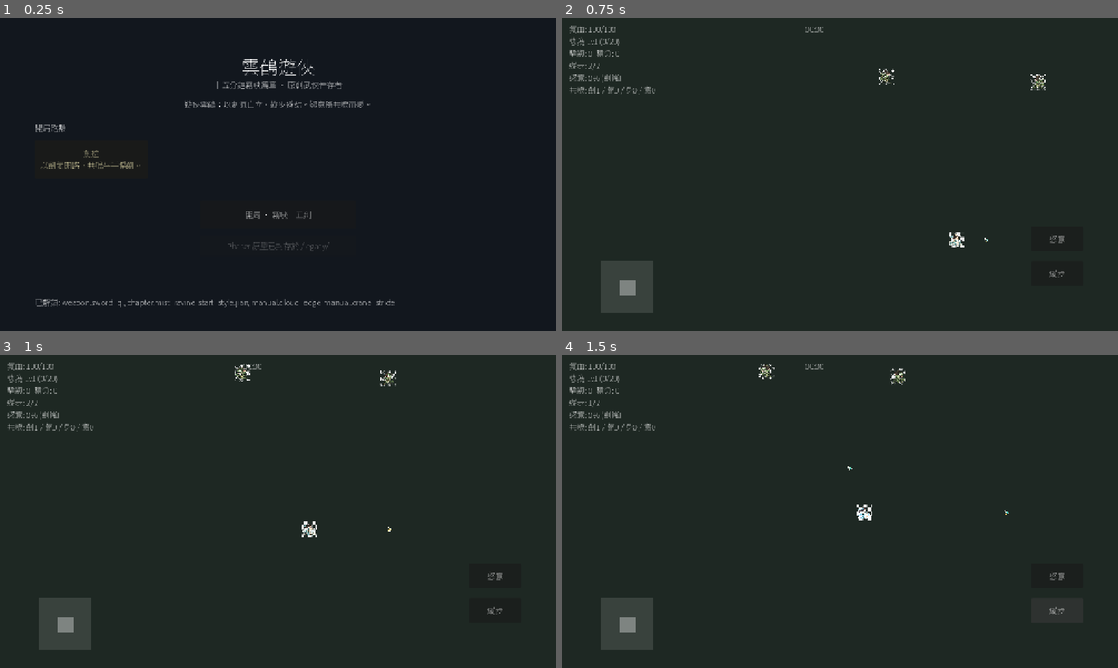
Above: before the commit, frames 1-4 (two rows, left to right).
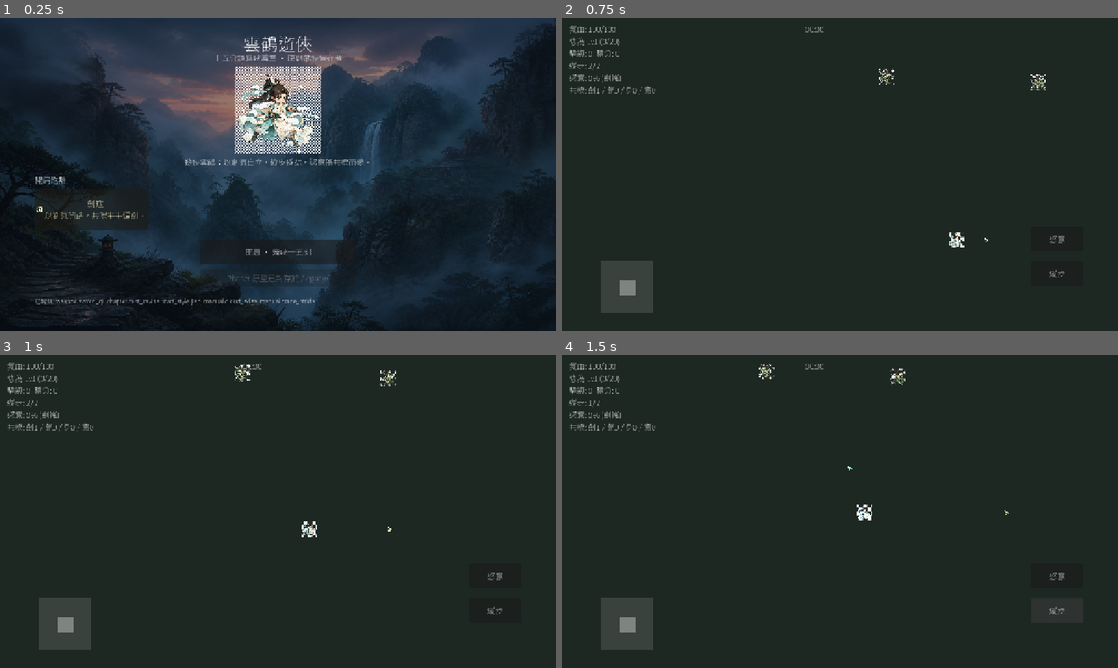
Above: after the commit, the same moments.

Repository: poirotw66/wandering-sword-survivors
Game: Godot game, scene res://scenes/boot/boot.tscn
Two runs of this game, one before a commit and one after it. Both use one fixed random seed, a clock stepped at 60 frames per second and the inputs below.
Inputs:
- Up to frame 1 (0.25 s): no input
- Up to frame 2 (0.75 s): click "開局 · 霧峽十五刻" at 0.5 s
- Up to frame 3 (1 s): no input
- Up to frame 4 (1.5 s): click "縱步" at 1.25 s

The runs differ from the first frame. In frame 1, 49% of the frame differs, in the area x 0-100%, y 0-100%; in frame 2, nothing differs; in frame 3, nothing differs; in frame 4, nothing differs.

Commit message:
feat(godot): add Wave 2 hub UI art and panel icons
Extend ArtCatalog for ui/icons assets, wire Hub backdrop and start-style
portraits, and attach upgrade/mutation/result art in the HUD panels.

Co-authored-by: Justin <poirotw66@users.noreply.github.com>

Diff:
--- a/godot/scripts/art/art_catalog.gd
+++ b/godot/scripts/art/art_catalog.gd
@@ -2,7 +2,7 @@
 extends RefCounted
 
 ## Resolves content ids to optional textures under res://assets/art/.
-## Missing files return null so callers keep Polygon2D fallbacks.
+## Missing files return null so callers keep geometric / plain-UI fallbacks.
 
 const ROOT := "res://assets/art/"
 
@@ -27,6 +27,28 @@
 	])
 
 
+static func wave2_manifest() -> PackedStringArray:
+	return PackedStringArray([
+		"hub_bg_mist_ravine",
+		"start_style.jian",
+		"start_style.qi",
+		"start_style.shen",
+		"start_style.yi",
+		"result_win",
+		"result_lose",
+		"icon_tag_jian",
+		"icon_tag_qi",
+		"icon_tag_shen",
+		"icon_tag_yi",
+		"icon_weapon_sword_qi",
+		"icon_weapon_guard_ring",
+		"icon_weapon_palm_wave",
+		"icon_weapon_nine_flash",
+		"icon_manual_scroll",
+		"icon_mutation",
+	])
+
+
 static func file_stem(content_id: String) -> String:
 	return content_id.replace(".", "_")
 
@@ -39,6 +61,10 @@
 		return ROOT + "projectiles/" + stem + ".png"
 	if stem.begins_with("pickup_"):
 		return ROOT + "pickups/" + stem + ".png"
+	if stem.begins_with("icon_"):
+		return ROOT + "icons/" + stem + ".png"
+	if stem.begins_with("hub_") or stem.begins_with("start_style_") or stem.begins_with("result_"):
+		return ROOT + "ui/" + stem + ".png"
 	return ""
 
 
@@ -52,6 +78,18 @@
 	var tex := load(path) as Texture2D
 	_cache[content_id] = tex
 	return tex
+
+
+static func icon_id_for_upgrade(upgrade: UpgradeDef) -> String:
+	match upgrade.kind:
+		"weapon":
+			if upgrade.weapon_id != "":
+				return "icon_" + file_stem(upgrade.weapon_id)
+			return "icon_tag_%s" % upgrade.tag
+		"manual":
+			return "icon_manual_scroll"
+		_:
+			return "icon_tag_%s" % upgrade.tag
 
 
 static func apply(sprite: Sprite2D, poly: CanvasItem, content_id: String, px_height: float) -> bool:
@@ -75,6 +113,32 @@
 	return true
 
 
+static func apply_texture_rect(rect: TextureRect, content_id: String) -> bool:
+	var tex := texture_for(content_id)
+	if rect == null:
+		return false
+	if tex == null:
+		rect.texture = null
+		rect.visible = false
+		return false
+	rect.texture = tex
+	rect.visible = true
+	return true
+
+
+static func apply_button_icon(button: Button, content_id: String, icon_size: Vector2 = Vector2(48, 48)) -> bool:
+	var tex := texture_for(content_id)
+	if button == null:
+		return false
+	if tex == null:
+		button.icon = null
+		return false
+	button.icon = tex
+	button.expand_icon = true
+	button.custom_minimum_size = Vector2(maxf(button.custom_minimum_size.x, icon_size.x + 24.0), maxf(button.custom_minimum_size.y, icon_size.y + 16.0))
+	return true
+
+
 static func clear(sprite: Sprite2D, poly: CanvasItem) -> void:
 	if sprite:
 		sprite.visible = false
--- a/godot/scripts/hub/hub.gd
+++ b/godot/scripts/hub/hub.gd
@@ -6,37 +6,62 @@
 func _ready() -> void:
 	set_anchors_preset(Control.PRESET_FULL_RECT)
 	GameState.phase = GameState.Phase.HUB
-	var bg := ColorRect.new()
+
+	var bg := TextureRect.new()
 	bg.set_anchors_preset(Control.PRESET_FULL_RECT)
-	bg.color = Color(0.07, 0.09, 0.12)
+	bg.expand_mode = TextureRect.EXPAND_IGNORE_SIZE
+	bg.stretch_mode = TextureRect.STRETCH_KEEP_ASPECT_COVERED
+	bg.mouse_filter = Control.MOUSE_FILTER_IGNORE
 	add_child(bg)
+	if not ArtCatalog.apply_texture_rect(bg, "hub_bg_mist_ravine"):
+		var fallback := ColorRect.new()
+		fallback.set_anchors_preset(Control.PRESET_FULL_RECT)
+		fallback.color = Color(0.07, 0.09, 0.12)
+		fallback.mouse_filter = Control.MOUSE_FILTER_IGNORE
+		add_child(fallback)
+		move_child(fallback, 0)
+
+	var dim := ColorRect.new()
+	dim.set_anchors_preset(Control.PRESET_FULL_RECT)
+	dim.color = Color(0.02, 0.04, 0.08, 0.42)
+	dim.mouse_filter = Control.MOUSE_FILTER_IGNORE
+	add_child(dim)
 
 	var title := Label.new()
 	title.text = LocaleService.t("game.title", "雲鶴遊俠")
 	title.horizontal_alignment = HORIZONTAL_ALIGNMENT_CENTER
-	title.position = Vector2(340, 80)
-	title.size = Vector2(600, 50)
-	title.add_theme_font_size_override("font_size", 42)
+	title.position = Vector2(340, 28)
+	title.size = Vector2(600, 48)
+	title.add_theme_font_size_override("font_size", 40)
 	add_child(title)
 
 	var sub := Label.new()
 	sub.text = LocaleService.t("game.subtitle", "十五分鐘霧峽篇章 · 原創武俠倖存者")
 	sub.horizontal_alignment = HORIZONTAL_ALIGNMENT_CENTER
-	sub.position = Vector2(340, 140)
-	sub.size = Vector2(600, 40)
+	sub.position = Vector2(340, 78)
+	sub.size = Vector2(600, 32)
 	add_child(sub)
+
+	var hero_art := TextureRect.new()
+	hero_art.position = Vector2(540, 112)
+	hero_art.size = Vector2(200, 200)
+	hero_art.expand_mode = TextureRect.EXPAND_IGNORE_SIZE
+	hero_art.stretch_mode = TextureRect.STRETCH_KEEP_ASPECT_CENTERED
+	hero_art.mouse_filter = Control.MOUSE_FILTER_IGNORE
+	add_child(hero_art)
+	ArtCatalog.apply_texture_rect(hero_art, "player_yunhe")
 
 	var hero := Label.new()
 	hero.text = LocaleService.t("hero.yun_he.blurb", "遊俠雲鶴：以劍氣自立，縱步避劫，怒意隨共鳴而變。")
 	hero.horizontal_alignment = HORIZONTAL_ALIGNMENT_CENTER
-	hero.position = Vector2(240, 185)
-	hero.size = Vector2(800, 40)
+	hero.position = Vector2(200, 318)
+	hero.size = Vector2(880, 36)
 	add_child(hero)
 
 	var style_title := Label.new()
 	style_title.text = LocaleService.t("ui.start_style", "開局路數")
-	style_title.position = Vector2(80, 240)
-	style_title.size = Vector2(400, 30)
+	style_title.position = Vector2(80, 360)
+	style_title.size = Vector2(400, 28)
 	add_child(style_title)
 
 	var styles: Array = ContentDB.unlocked_start_styles()
@@ -49,8 +74,10 @@
 		var b := Button.new()
 		b.set_meta("style_id", s.id)
 		b.text = "%s\n%s" % [LocaleService.t(s.name_key, s.id), LocaleService.t(s.desc_key, s.preferred_tag)]
-		b.position = Vector2(x, 280)
-		b.size = Vector2(260, 90)
+		b.position = Vector2(x, 392)
+		b.size = Vector2(260, 96)
+		b.expand_icon = true
+		ArtCatalog.apply_button_icon(b, s.id, Vector2(52, 52))
 		var sid: String = s.id
 		b.pressed.connect(func(): _pick_style(sid))
 		add_child(b)
@@ -60,15 +87,15 @@
 
 	var start_btn := Button.new()
 	start_btn.text = LocaleService.t("ui.start", "開局 · 霧峽十五刻")
-	start_btn.position = Vector2(460, 420)
-	start_btn.size = Vector2(360, 64)
+	start_btn.position = Vector2(460, 510)
+	start_btn.size = Vector2(360, 56)
 	start_btn.pressed.connect(_start_run)
 	add_child(start_btn)
 
 	var legacy := Button.new()
 	legacy.text = LocaleService.t("ui.legacy_note", "Phaser 原型已封存於 /legacy/")
-	legacy.position = Vector2(460, 500)
-	legacy.size = Vector2(360, 48)
+	legacy.position = Vector2(460, 578)
+	legacy.size = Vector2(360, 40)
 	legacy.disabled = true
 	add_child(legacy)
 
@@ -77,6 +104,7 @@
 	unlocks.text = LocaleService.t("ui.unlocks", "已解鎖") + ": " + ", ".join(PackedStringArray(ids.map(func(x): return str(x))))
 	unlocks.position = Vector2(80, 640)
 	unlocks.size = Vector2(1120, 40)
+	unlocks.add_theme_font_size_override("font_size", 14)
 	add_child(unlocks)
 
 func _pick_style(style_id: String) -> void:
--- a/godot/scripts/ui/hud.gd
+++ b/godot/scripts/ui/hud.gd
@@ -96,11 +96,18 @@
 
 func _panel(parent: Control, title: String, button_count: int) -> Control:
 	var panel := PanelContainer.new()
-	panel.position = Vector2(280, 140)
-	panel.size = Vector2(720, 400)
+	panel.position = Vector2(280, 100)
+	panel.size = Vector2(720, 460)
 	panel.process_mode = Node.PROCESS_MODE_ALWAYS
 	var v := VBoxContainer.new()
 	panel.add_child(v)
+	var art := TextureRect.new()
+	art.name = "PanelArt"
+	art.custom_minimum_size = Vector2(0, 120)
+	art.expand_mode = TextureRect.EXPAND_IGNORE_SIZE
+	art.stretch_mode = TextureRect.STRETCH_KEEP_ASPECT_CENTERED
+	art.visible = false
+	v.add_child(art)
 	var t := Label.new()
 	t.text = title
 	t.horizontal_alignment = HORIZONTAL_ALIGNMENT_CENTER
@@ -108,7 +115,8 @@
 	for i in range(button_count):
 		var b := Button.new()
 		b.text = "-"
-		b.custom_minimum_size = Vector2(0, 64)
+		b.custom_minimum_size = Vector2(0, 72)
+		b.expand_icon = true
 		var idx := i
 		b.pressed.connect(func(): _on_choice(panel, idx))
 		v.add_child(b)
@@ -150,39 +158,53 @@
 func _show_upgrades(options: Array) -> void:
 	_upgrade_panel.visible = true
 	var v: VBoxContainer = _upgrade_panel.get_child(0)
+	var art: TextureRect = v.get_node("PanelArt")
+	art.visible = false
+	art.texture = null
 	for i in range(3):
-		var b: Button = v.get_child(i + 1)
+		var b: Button = v.get_child(i + 2)
 		if i < options.size():
 			var u: UpgradeDef = options[i]
 			b.text = "%s\n%s" % [LocaleService.t(u.name_key, u.id), LocaleService.t(u.desc_key, u.tag)]
+			ArtCatalog.apply_button_icon(b, ArtCatalog.icon_id_for_upgrade(u), Vector2(48, 48))
 			b.disabled = false
 			b.visible = true
 		else:
 			b.text = "-"
+			b.icon = null
 			b.disabled = true
 
 func _show_mutations(options: Array) -> void:
 	_mutation_panel.visible = true
 	var v: VBoxContainer = _mutation_panel.get_child(0)
-	var title: Label = v.get_child(0)
+	var art: TextureRect = v.get_node("PanelArt")
+	art.visible = false
+	art.texture = null
+	var title: Label = v.get_child(1)
 	title.text = LocaleService.t("ui.mutation_title", "Boss 變異賜福")
 	for i in range(2):
-		var b: Button = v.get_child(i + 1)
+		var b: Button = v.get_child(i + 2)
 		if i < options.size():
 			var m: MutationDef = options[i]
 			b.text = "%s\n%s" % [LocaleService.t(m.name_key, m.id), LocaleService.t(m.desc_key, "")]
+			ArtCatalog.apply_button_icon(b, "icon_mutation", Vector2(48, 48))
 			b.disabled = false
 			b.visible = true
 		else:
 			b.text = "-"
+			b.icon = null
 			b.disabled = true
 
 func show_result() -> void:
 	_result_panel.visible = true
 	var v: VBoxContainer = _result_panel.get_child(0)
-	var title: Label = v.get_child(0)
+	var art: TextureRect = v.get_node("PanelArt")
+	ArtCatalog.apply_texture_rect(art, "result_win" if GameState.won else "result_lose")
+	art.custom_minimum_size = Vector2(0, 140)
+	var title: Label = v.get_child(1)
 	title.text = LocaleService.t("ui.win", "闖關成功") if GameState.won else LocaleService.t("ui.lose", "身死道消")
-	var b: Button = v.get_child(1)
+	var b: Button = v.get_child(2)
+	b.icon = null
 	b.text = "%s\n%s %d · %s %d · %s %02d:%02d" % [
 		LocaleService.t("ui.back_hub", "返回江湖"),
 		LocaleService.t("ui.kills", "擊殺"), GameState.kills,
--- a/godot/tests/test_runner.gd
+++ b/godot/tests/test_runner.gd
@@ -384,7 +384,9 @@
 	var errs: PackedStringArray = PackedStringArray()
 	var strict := OS.get_environment("STRICT_ART") == "1"
 	var present := 0
-	for id in ArtCatalog.wave1_manifest():
+	var manifest: PackedStringArray = ArtCatalog.wave1_manifest()
+	manifest.append_array(ArtCatalog.wave2_manifest())
+	for id in manifest:
 		var path := ArtCatalog.path_for(id)
 		if path.is_empty():
 			errs.append("art path empty for %s" % id)
@@ -399,8 +401,17 @@
 		else:
 			present += 1
 	if present == 0 and strict:
-		errs.append("STRICT_ART set but no wave1 textures loaded")
+		errs.append("STRICT_ART set but no wave textures loaded")
 	## Fallback contract: missing art must not crash catalog.
 	if ArtCatalog.texture_for("enemy.missing_placeholder_id") != null:
 		errs.append("missing art id should return null")
-	return errs
+	var sample := UpgradeDef.new()
+	sample.kind = "weapon"
+	sample.weapon_id = "weapon.guard_ring"
+	sample.tag = Tags.JIAN
+	if ArtCatalog.icon_id_for_upgrade(sample) != "icon_weapon_guard_ring":
+		errs.append("weapon upgrade icon mapping wrong")
+	sample.kind = "manual"
+	if ArtCatalog.icon_id_for_upgrade(sample) != "icon_manual_scroll":
+		errs.append("manual upgrade icon mapping wrong")
+	return errs
Binary file added: godot/assets/art/icons/icon_manual_scroll.png
Not shown, added: godot/assets/art/icons/icon_manual_scroll.png.import
Binary file added: godot/assets/art/icons/icon_mutation.png
Not shown, added: godot/assets/art/icons/icon_mutation.png.import
Binary file added: godot/assets/art/icons/icon_tag_jian.png
Not shown, added: godot/assets/art/icons/icon_tag_jian.png.import
Binary file added: godot/assets/art/icons/icon_tag_qi.png
Not shown, added: godot/assets/art/icons/icon_tag_qi.png.import
Binary file added: godot/assets/art/icons/icon_tag_shen.png
Not shown, added: godot/assets/art/icons/icon_tag_shen.png.import
Binary file added: godot/assets/art/icons/icon_tag_yi.png
Not shown, added: godot/assets/art/icons/icon_tag_yi.png.import
(and 26 more such lines)
